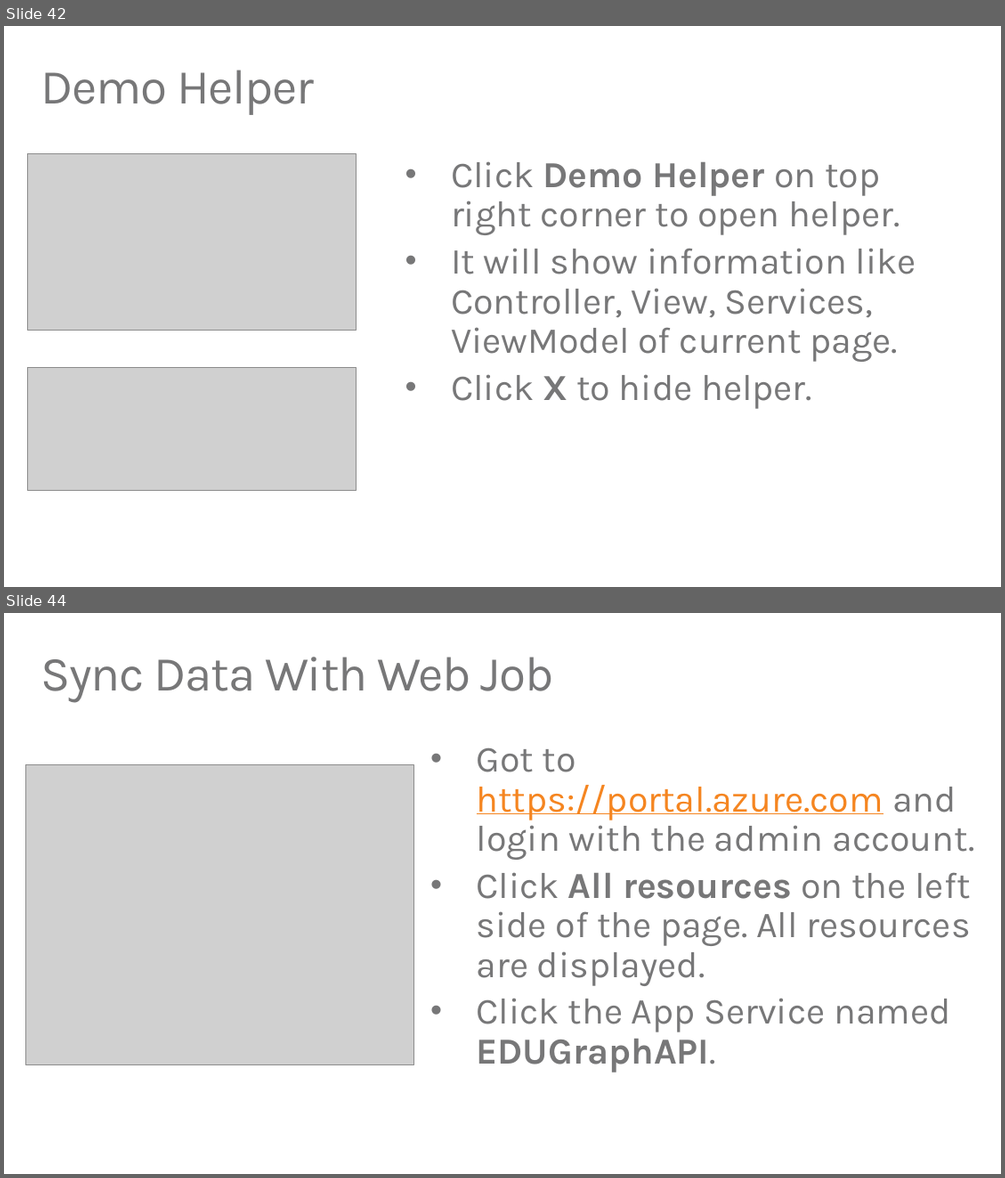
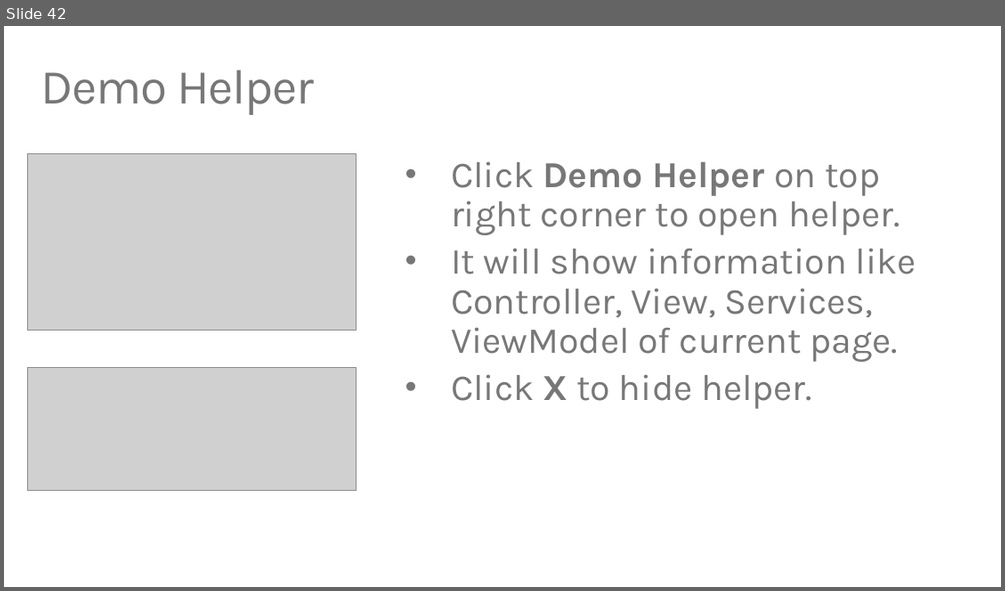
Before and after one commit to TylerLu/EDUGraphAPI-Angular, a slide deck: EDU GRAPH-API Demo Script.pptx. Shown one above the other, each under a label of ours: slides 42 and 44 before the commit, slide 42 after it; the slides between them are not shown. The pictures are 1005x1178 and 1005x591 pixels, drawn with LibreOffice and Linux fonts; fonts in the diff are those of the drawing; grey boxes stand for pictures. Boxes give left, top, right and bottom in pixels: in the first picture for what was removed or moved away, otherwise in the second. Text is boxed around its words. In the diff, an @@ line names an element or a change of style, - is before the commit and + after.

```diff
--- a/EDU GRAPH-API Demo Script.pptx
+++ b/EDU GRAPH-API Demo Script.pptx
@@ slide 44 removed at [4, 613, 1001, 1174], background #FFFFFF @@
@@ title removed at [40, 657, 554, 703] @@
-Sync Data With Web Job
@@ picture removed at [26, 764, 413, 1063] @@
@@ text removed at [477, 748, 974, 1072] @@
-• Got to https://portal.azure.com and login with the admin account.
-• Click All resources on the left side of the page. All resources are displayed.
-• Click the App Service named EDUGraphAPI.
```
Also in this commit, not shown: 7 other slides removed, 9 other files.
